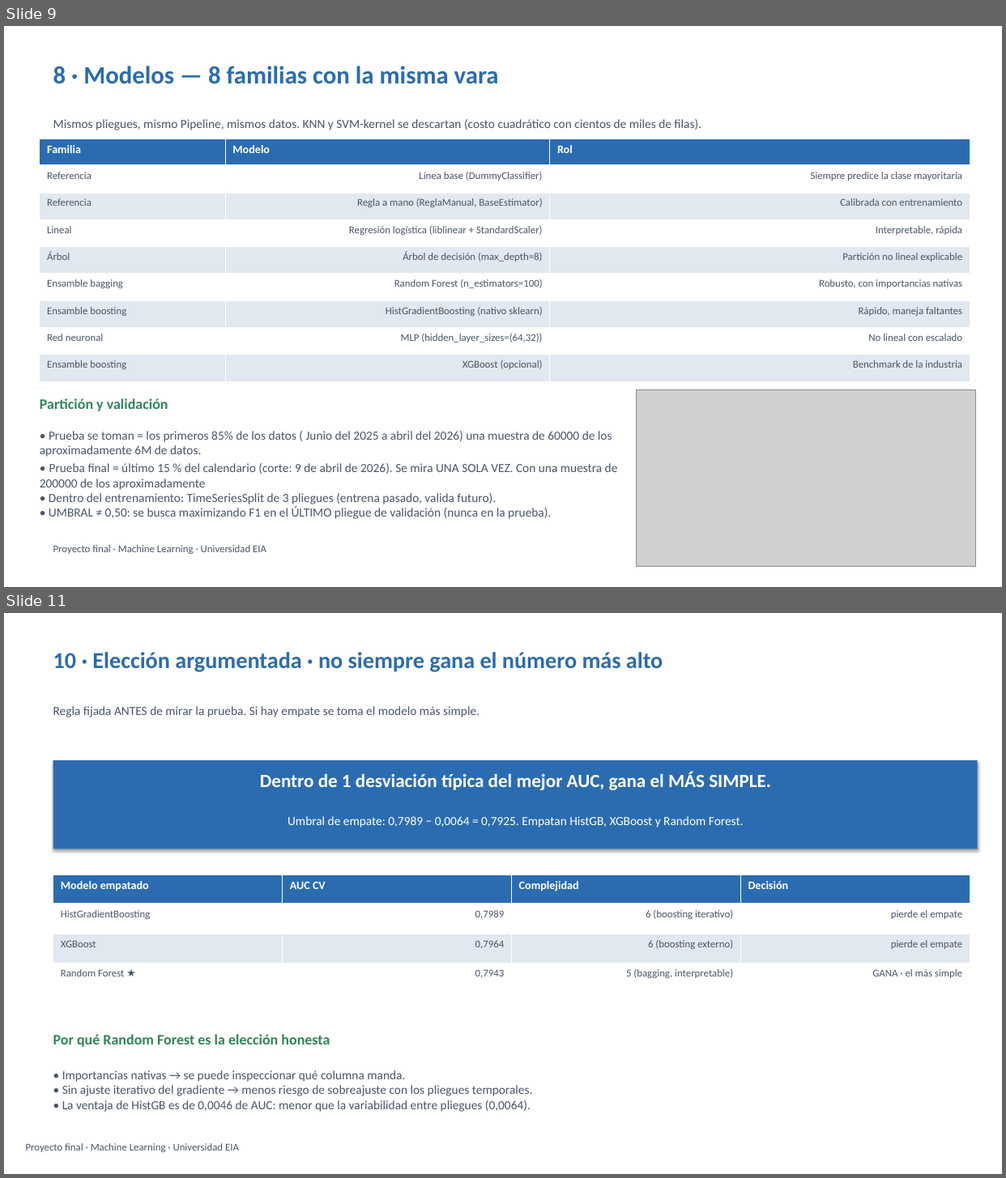
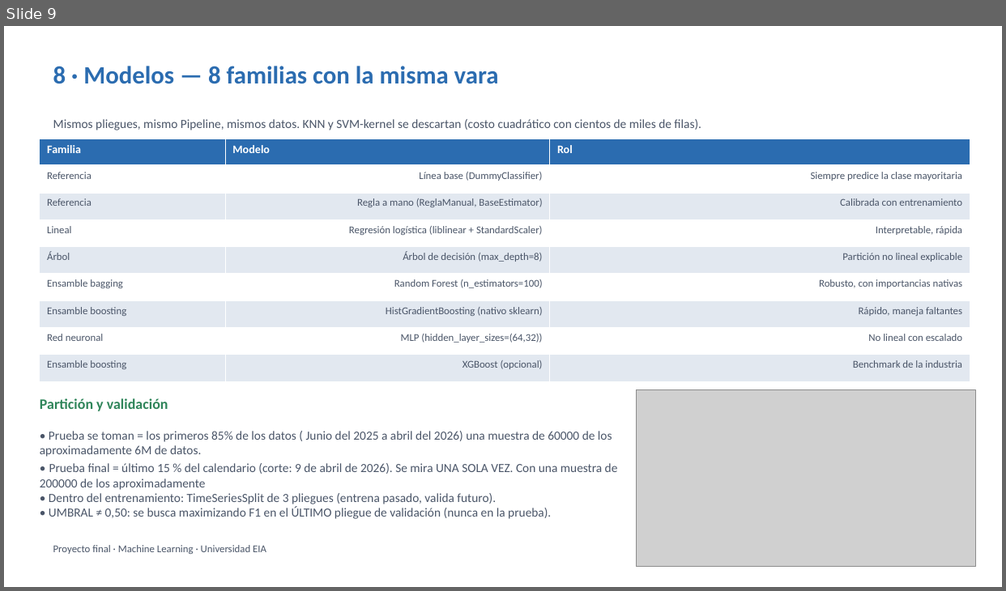
Before and after one commit to sebastia-olaya/Proyecto-final-Machine-Learning, a slide deck: Prediccion_retrasos_vuelos_EIA.pptx. Shown one above the other, each under a label of ours: slides 9 and 11 before the commit, slide 9 after it; the slides between them are not shown. The pictures are 1006x1178 and 1006x591 pixels, drawn with LibreOffice and Linux fonts; fonts in the diff are those of the drawing; grey boxes stand for pictures. Boxes give left, top, right and bottom in pixels: in the first picture for what was removed or moved away, otherwise in the second. Text is boxed around its words. In the diff, an @@ line names an element or a change of style, - is before the commit and + after.

```diff
--- a/Prediccion_retrasos_vuelos_EIA.pptx
+++ b/Prediccion_retrasos_vuelos_EIA.pptx
@@ slide 11 removed at (4,613,1002,1174), background #FFFFFF @@
@@ text removed at (53,652,663,672) @@
-10 · Elección argumentada · no siempre gana el número más alto
@@ text removed at (53,706,479,717) @@
-Regla fijada ANTES de mirar la prueba. Si hay empate se toma el modelo más simple.
@@ rectangle removed at (53,760,978,850) @@
@@ text removed at (260,771,771,790) @@
-Dentro de 1 desviación típica del mejor AUC, gana el MÁS SIMPLE.
@@ text removed at (288,816,744,828) @@
-Umbral de empate: 0,7989 − 0,0064 = 0,7925. Empatan HistGB, XGBoost y Random Forest.
@@ table removed at (53,875,970,994), 4 rows, 4 columns @@
-Modelo empatado | AUC CV | Complejidad | Decisión
-HistGradientBoosting | 0,7989 | 6 (boosting iterativo) | pierde el empate
-XGBoost | 0,7964 | 6 (boosting externo) | pierde el empate
-Random Forest ★ | 0,7943 | 5 (bagging, interpretable) | GANA · el más simple
@@ text removed at (53,1034,330,1047) @@
-Por qué Random Forest es la elección honesta
@@ text removed at (62,1071,533,1112) @@
-• Importancias nativas → se puede inspeccionar qué columna manda.
-• Sin ajuste iterativo del gradiente → menos riesgo de sobreajuste con los pliegues temporales.
-• La ventaja de HistGB es de 0,0046 de AUC: menor que la variabilidad entre pliegues (0,0064).
@@ text removed at (26,1144,239,1152) @@
-Proyecto final · Machine Learning · Universidad EIA
```
Also in this commit, not shown: 2 slides changed, 1 slide added, 9 other files.
